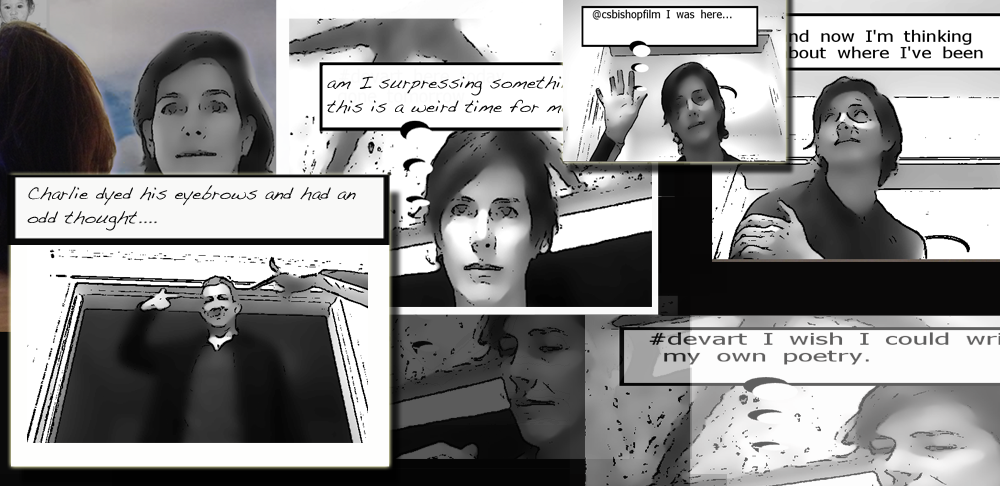
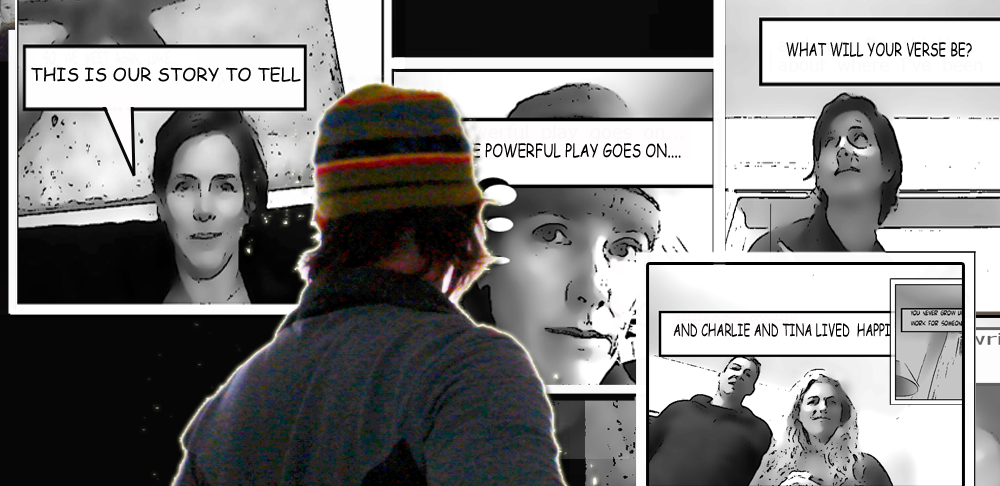
Two versions of the same layered image (1000×486). Layer-by-layer changes:
removed layer "Charlie dyed his eyebrows and had an odd thought...." over 27, 185, 356, 231
"Layer 7": opacity 62% → 100%, moved it above "WHAT WILL YOUR VERSE BE?", painted on it over 142, 65, 1000, 486
removed layer "Layer 4" (was 33%) over 0, 134, 727, 486
removed layer "Layer 1" (was 69%) over 0, 0, 342, 350
renamed "Layer 9" to "WHAT WILL YOUR VERSE BE?", moved it above "AND THE POWERFUL PLAY GOES ON....", painted on it over 712, 0, 1000, 405
removed layer "am I surpressing something? this is a weird time for me" over 327, 76, 589, 114
removed layer "Layer 3" over 278, 0, 1000, 316
removed layer "Layer 13" over 20, 0, 659, 315
added layer "AND THE POWERFUL PLAY GOES ON...." above "AND CHARLIE AND TINA LIVED HAPPILYHA" over 418, 143, 681, 158
added layer "AND CHARLIE AND TINA LIVED HAPPILYHA" above "IT HAS BEEN TOO LONG" over 673, 323, 895, 337
renamed "Layer 14" to "IT HAS BEEN TOO LONG", painted on it over 0, 0, 1000, 486
removed layer "Layer 10" over 563, 0, 786, 162
removed layer "Layer 11" over 27, 187, 368, 443
removed layer "Layer 12" over 11, 175, 390, 467
